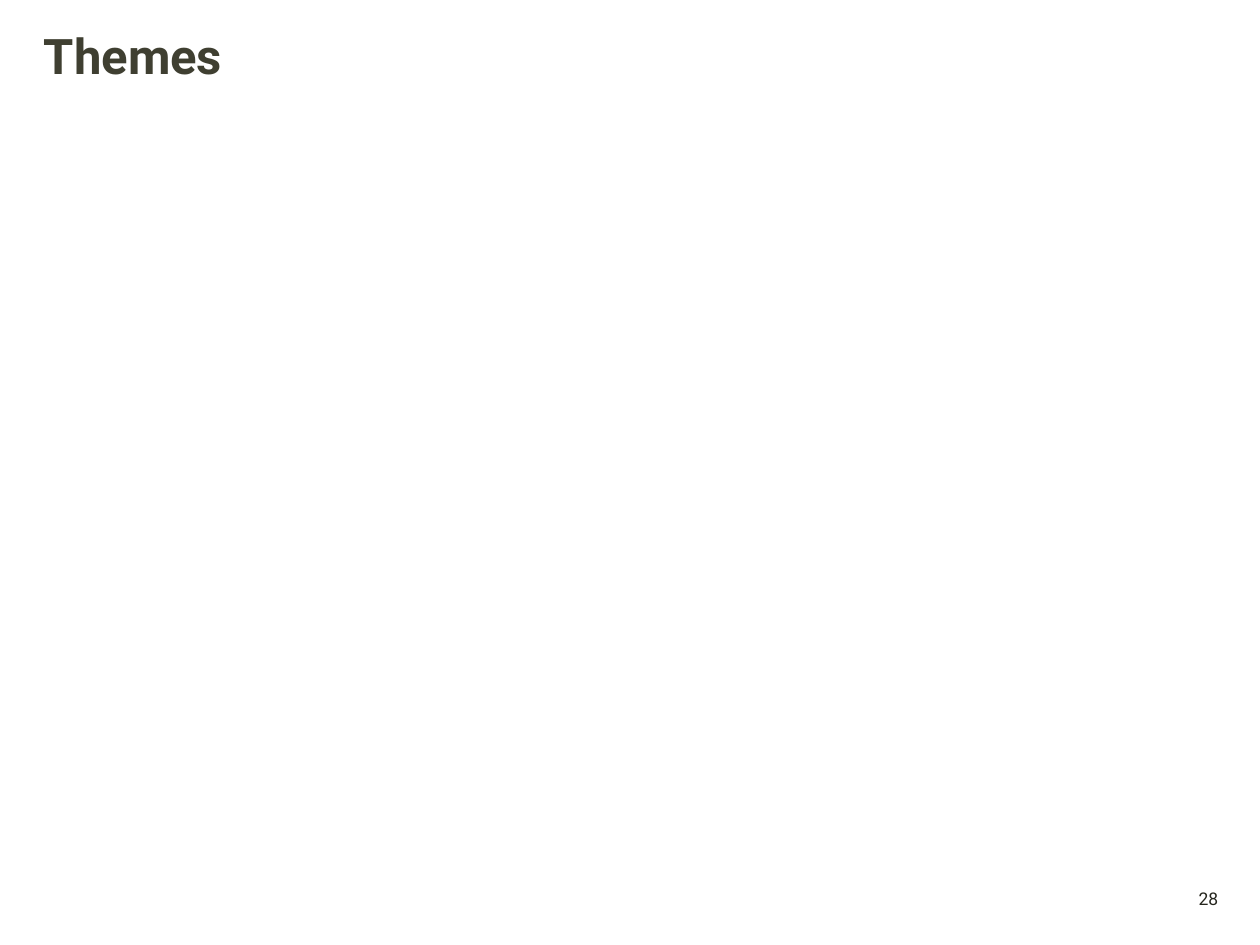
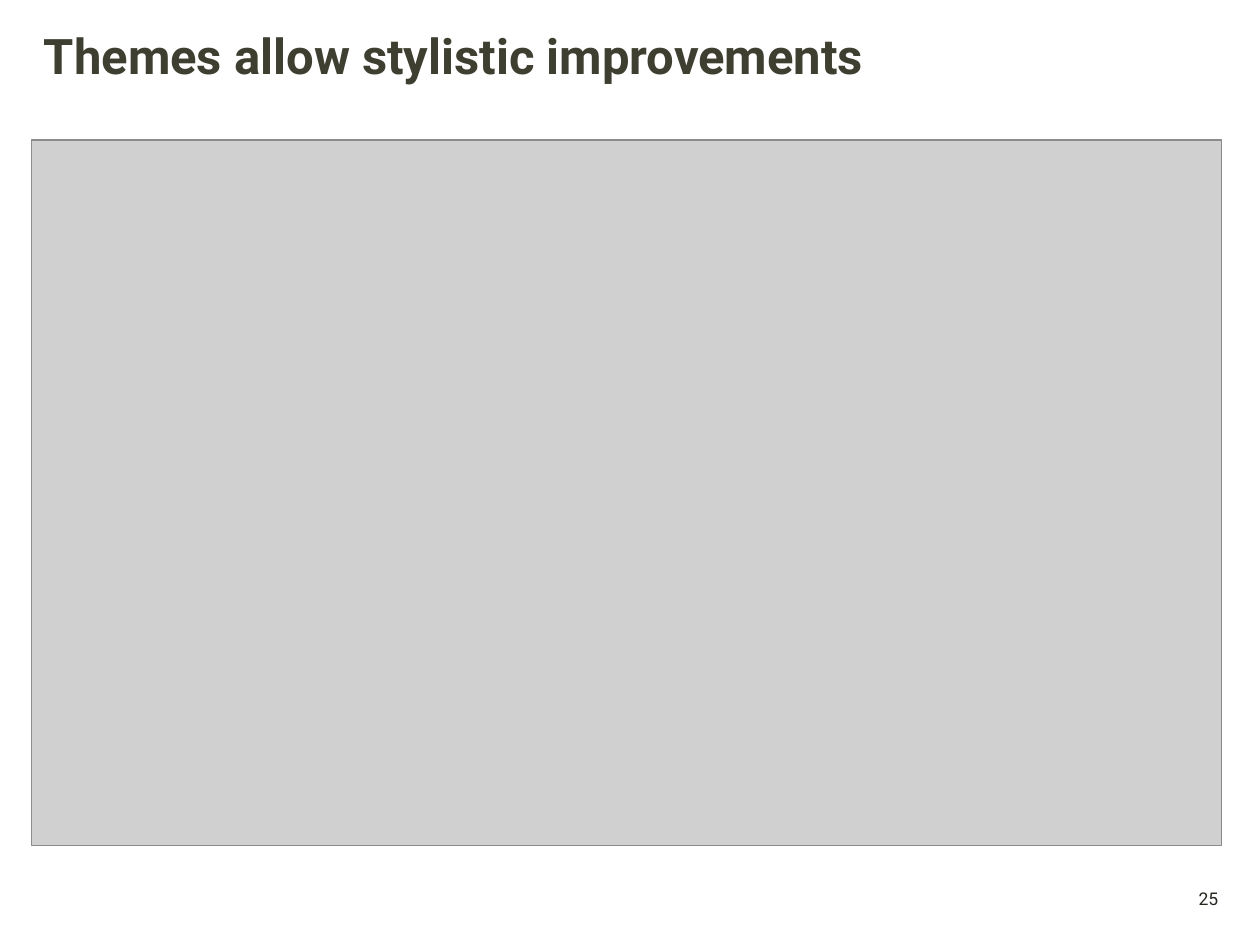
Before and after one commit to griffithlab/gen-viz-lectures, a slide deck: slide 25 of GenViz_Module2_Lecture.pptx (slide 28 before the commit). Drawn at 1260x945 pixels with LibreOffice and Linux fonts; fonts in the diff are those of the drawing; grey boxes stand for pictures; background and template pictures are left out. Boxes give left, top, right and bottom in pixels: in the first picture for what was removed or moved away, otherwise in the second. Text is boxed around its words. In the diff, an @@ line names an element or a change of style, - is before the commit and + after.

```diff
--- a/GenViz_Module2_Lecture.pptx
+++ b/GenViz_Module2_Lecture.pptx
@@ title at <box>44,37,863,85</box>: text changed @@
-Themes
+Themes allow stylistic improvements
@@ picture added at <box>32,140,1221,845</box> @@
@@ page number at <box>1199,892,1219,905</box>: text changed @@
-28
+25
```
Also in this commit, not shown: 8 other slides changed, 9 slides added, 11 slides removed, 2 other files.
